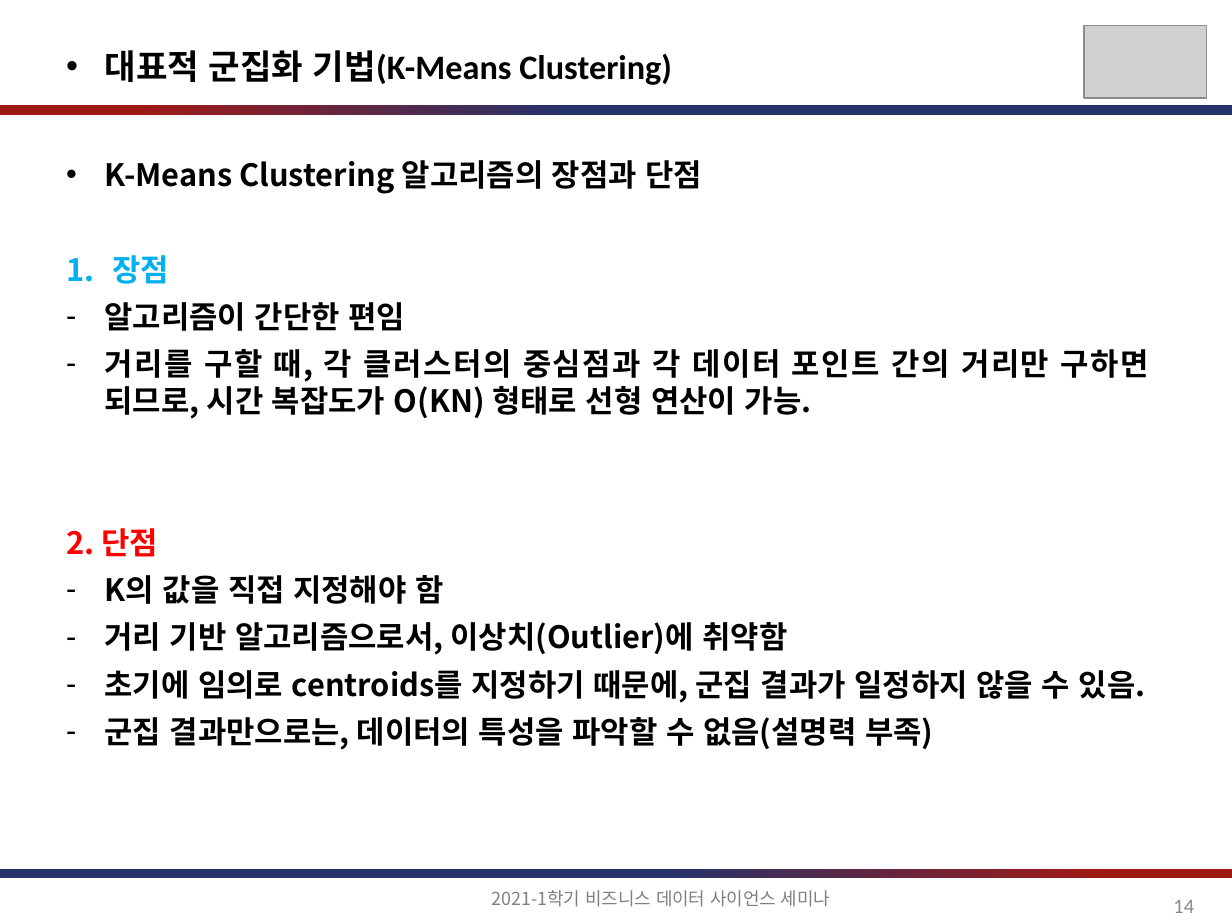
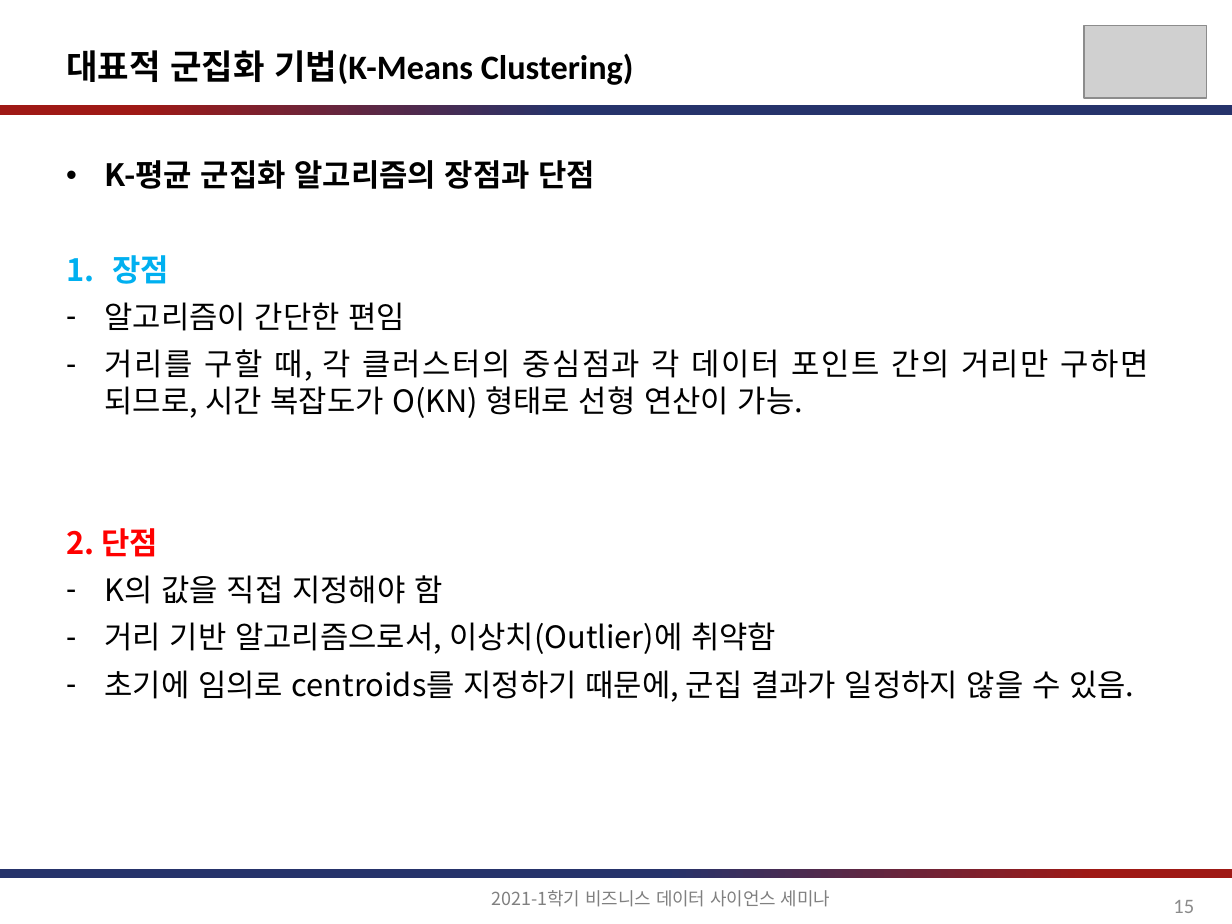
Before and after one commit to jihoahn9303/Seminar_For_Business_DS, a slide deck: slide 15 of document/비즈니스를_위한_데이터과학_6장.pptx (slide 14 before the commit). Drawn at 1232x924 pixels with LibreOffice and Linux fonts; fonts in the diff are those of the drawing; grey boxes stand for pictures. Boxes give left, top, right and bottom in pixels: in the first picture for what was removed or moved away, otherwise in the second. Text is boxed around its words. In the diff, an @@ line names an element or a change of style, - is before the commit and + after.

```diff
--- a/document/비즈니스를_위한_데이터과학_6장.pptx
+++ b/document/비즈니스를_위한_데이터과학_6장.pptx
@@ text "대표적 군집화 기법(K-Means Clustering)" at (x1=66, y1=50, x2=634, y2=85): bullet • to none @@
@@ text at (x1=105, y1=160, x2=595, y2=189): text changed @@
-• K-Means Clustering 알고리즘의 장점과 단점
+• K-평균 군집화 알고리즘의 장점과 단점
@@ text at (x1=105, y1=302, x2=1149, y2=702): bold off in "알고리즘이 간단한 편임", "거리를 구할 때, 각 클러스터의 중심점과 각 ...", "K의 값을 직접 지정해야 함", "거리 기반 알고리즘으로서, 이상치(Outlier)에 취약함" and 1 more places @@
@@ text at (x1=105, y1=717, x2=933, y2=750): paragraph removed @@
-– 군집 결과만으로는, 데이터의 특성을 파악할 수 없음(설명력 부족)
@@ page number at (x1=1173, y1=900, x2=1194, y2=913): text changed @@
-14
+15
```
Also in this commit, not shown: 36 other slides changed, 4 slides added, 1 slide removed.
